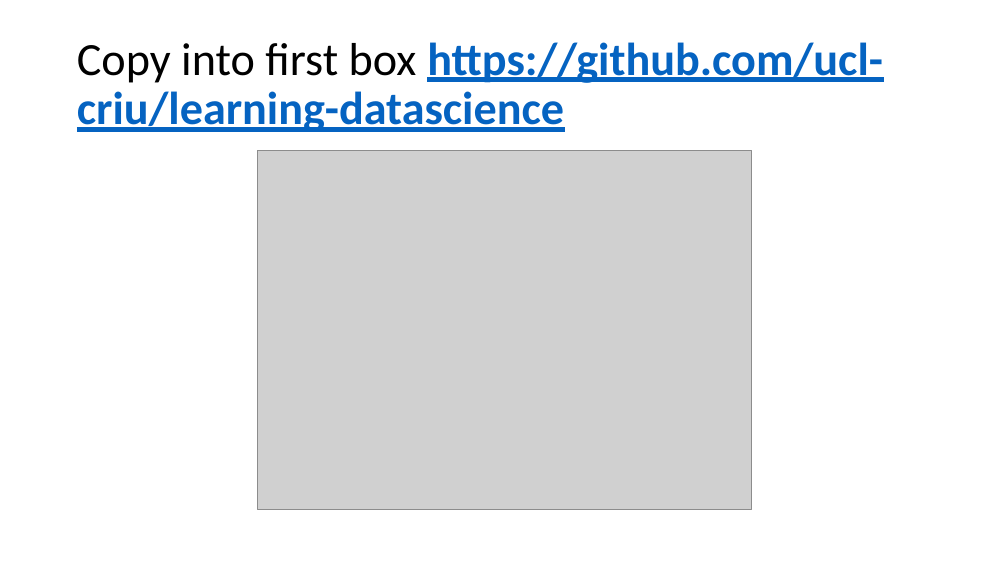
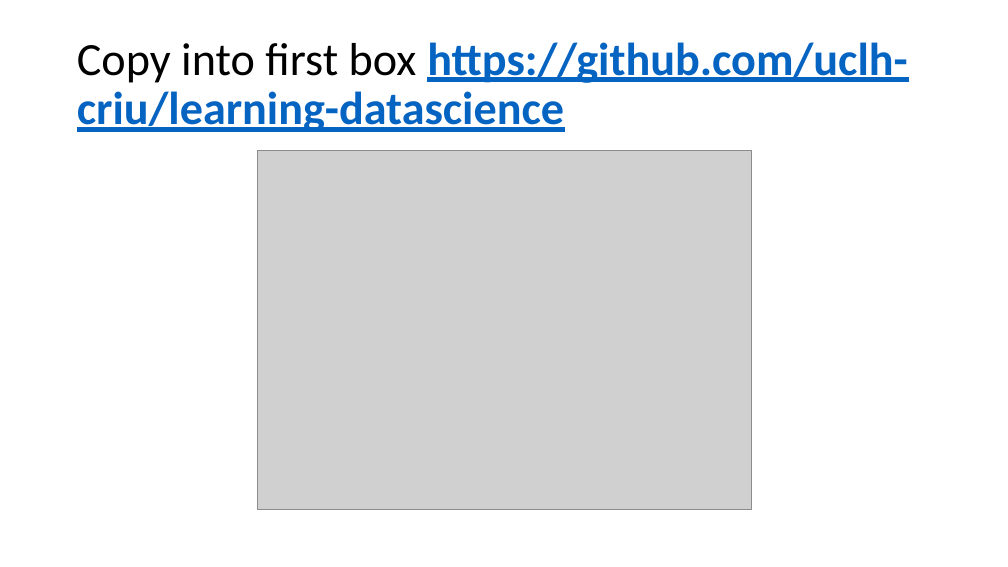
Before and after one commit to uclh-criu/learning-datascience, a slide deck: slide 14 of sessions/1-R-taster.pptx. Drawn at 1008x567 pixels with LibreOffice and Linux fonts; fonts in the diff are those of the drawing; grey boxes stand for pictures. Boxes give left, top, right and bottom in pixels: in the first picture for what was removed or moved away, otherwise in the second. Text is boxed around its words. In the diff, an @@ line names an element or a change of style, - is before the commit and + after.

Commit message:
update for github org name change (ucl to uclh)

```diff
--- a/sessions/1-R-taster.pptx
+++ b/sessions/1-R-taster.pptx
@@ title at (77,42,907,132): text changed @@
-Copy into first box https://github.com/ucl-criu/learning-datascience
+Copy into first box https://github.com/uclh-criu/learning-datascience
```
Also in this commit, not shown: 1 other slide changed, 4 other files.
